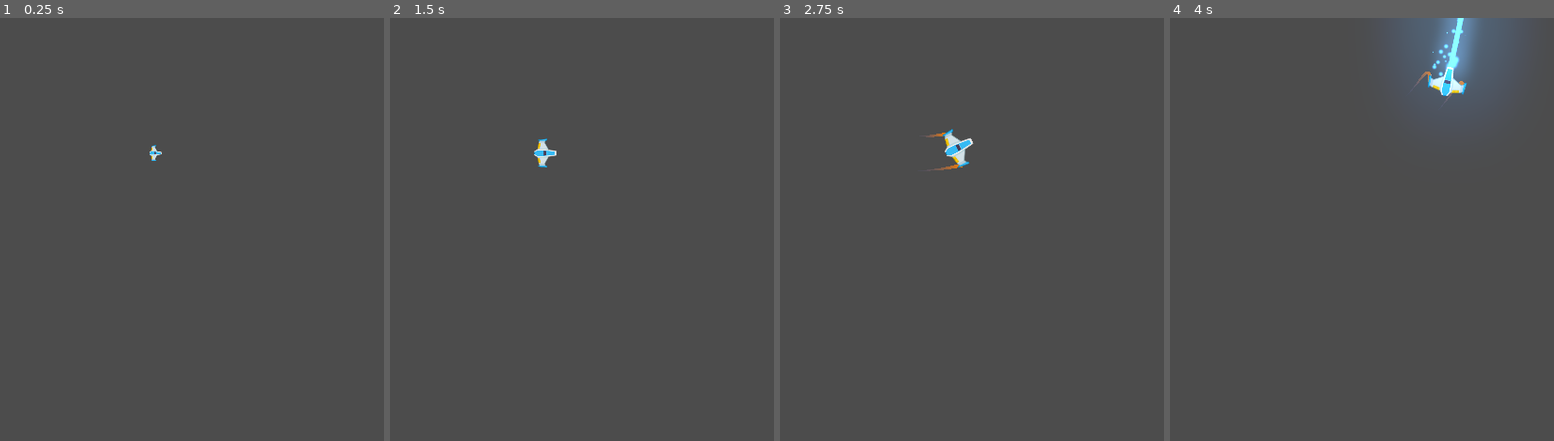
Above: before the commit, frames 1-4 (left to right).
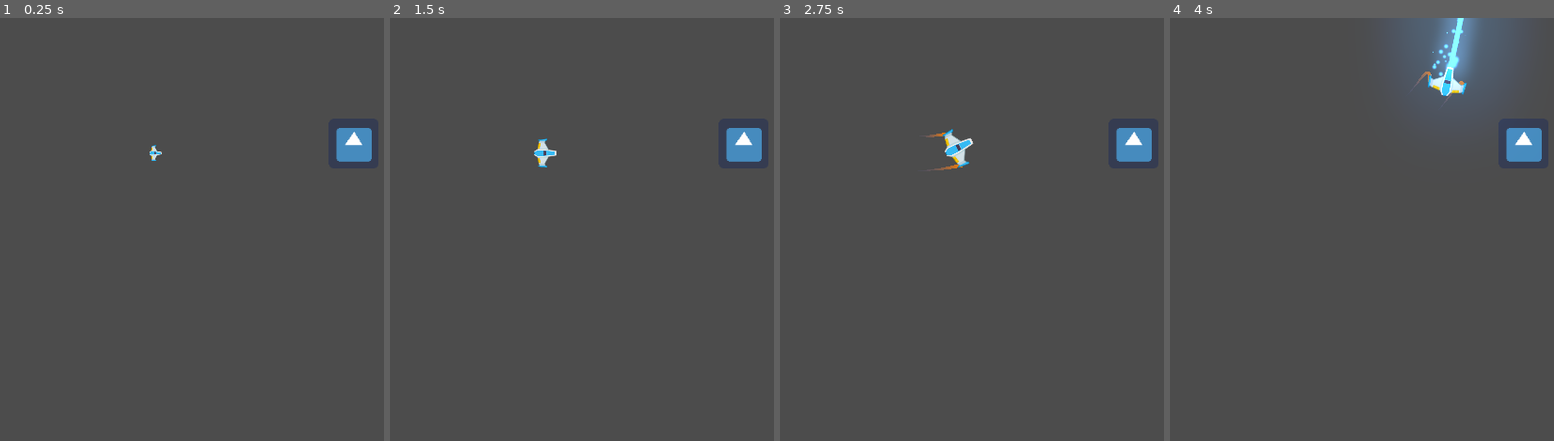
Above: after the commit, the same moments.

Repository: BrianRVP/Meteorito_Juego
Game: Godot game, scene res://Juego/Niveles/NivelTest.tscn
Two runs of this game, one before a commit and one after it. Both use one fixed random seed, a clock stepped at 60 frames per second and the inputs below. The engine's default icon, where the game draws it, is replaced by a stand-in: a white triangle on a blue panel in a dark square.
Inputs (mouse positions are in pixels of both pictures, inside the frame that each line leads up to):
- Up to frame 1 (0.25 s): no input
- Up to frame 2 (1.5 s): move the mouse to (outside the picture) at 0.52 s; hold W (mover_adelante) 0.53-1.28 s; hold Right mouse button (disparo secundario) 0.53-1.28 s; move the mouse to (616, 250) at 1.27 s; hold Down (mover_atras) from 1.28 s (still down); click (616, 250) at 1.35 s
- Up to frame 3 (2.75 s): move the mouse to (outside the picture) at 2.02 s; release Down (mover_atras) at 2.03 s; hold W (mover_adelante) from 2.03 s (still down); hold Left (rotar_antihorario) from 2.03 s (still down)
- Up to frame 4 (4 s): move the mouse to (1507, 314) at 2.77 s; release Left (rotar_antihorario) at 2.78 s; tap D (rotar_horario) at 2.85 s; move the mouse to (outside the picture) at 3.52 s; release W (mover_adelante) at 3.53 s; hold Down (mover_atras) from 3.53 s (still down); hold Right mouse button (disparo secundario) from 3.53 s (still down)

The runs differ from the first frame. In frame 1, 0.7% of the frame differs, in the area x 87-97%, y 26-34%; in frame 2, 0.7%; in frame 3, 0.7%; in frame 4, 0.7%.

Commit message:
Muerte
Agregados :

- animacion

-explosion SFX

Diff:
--- a/Juego/Autoloads/Eventos.gd
+++ b/Juego/Autoloads/Eventos.gd
@@ -1,3 +1,4 @@
 extends Node
 
 signal disparo(proyectil)
+signal  nave_destruida(posicion,explosiones)
--- a/Juego/Naves/Player/player.gd
+++ b/Juego/Naves/Player/player.gd
@@ -7,6 +7,7 @@
 export var potenciar_motor:int =20
 export var potenciar_rotacion:int =20
 export var estela_maxima:int=150
+
 
 
 ##Atributos
@@ -107,9 +108,8 @@
 		ESTADO.MUERTO:
 			colisionador.set_deferred("disabled",true)
 			canion.set_puede_disparar(true)
+			Eventos.emit_signal("nave_destruida",global_position,3)
 			queue_free()
-		_:
-			print("Error de estado")
 	estado_actual = nuevo_estado
 
 func esta_input_activo()->bool:
@@ -121,3 +121,6 @@
 func _on_AnimationPlayer_animation_finished(anim_name: String) -> void:
 	if anim_name == "spawn":
 		controlador_estado(ESTADO.VIVO)
+
+func destruir() -> void:
+	controlador_estado(ESTADO.MUERTO)
--- a/Juego/Niveles/Nivel.gd
+++ b/Juego/Niveles/Nivel.gd
@@ -1,7 +1,13 @@
 class_name Nivel
 extends Node2D
+
+##Atributos export
+export var explosion:PackedScene =null
+
 ##Atributo Onready
 onready var contenedor_proyectiles:Node
+
+
 ##metodo
 func _ready() -> void:
 	conectar_seniales()
@@ -11,7 +17,7 @@
 ##metodo custom
 func conectar_seniales()-> void:
 	Eventos.connect("disparo",self,"_on_disparo")
-
+	Eventos.connect("nave_destruida",self,"_on_nave_destruida")
 
 func crear_contenedores()-> void:
 	contenedor_proyectiles = Node.new()
@@ -20,3 +26,10 @@
 
 func _on_disparo(proyectil:Proyectil) -> void:
 	add_child(proyectil)
+
+func _on_nave_destruida(posicion:Vector2,num_explosiones:int) -> void:
+	for i in range(num_explosiones):
+		var new_explosion:Node2D=explosion.instance()
+		new_explosion.global_position=posicion
+		add_child(new_explosion)
+		yield (get_tree().create_timer(0.6),"timeout")
--- a/Juego/Niveles/NivelTest.tscn
+++ b/Juego/Niveles/NivelTest.tscn
@@ -1,11 +1,14 @@
-[gd_scene load_steps=4 format=2]
+[gd_scene load_steps=6 format=2]
 
 [ext_resource path="res://Juego/Naves/Player/player.tscn" type="PackedScene" id=1]
 [ext_resource path="res://default_env.tres" type="Environment" id=2]
 [ext_resource path="res://Juego/Niveles/Nivel.gd" type="Script" id=3]
+[ext_resource path="res://Juego/explosiones/Explosion.tscn" type="PackedScene" id=4]
+[ext_resource path="res://Juego/enemigos/enemigoDummy.tscn" type="PackedScene" id=5]
 
 [node name="NivelTest" type="Node2D"]
 script = ExtResource( 3 )
+explosion = ExtResource( 4 )
 
 [node name="player" parent="." instance=ExtResource( 1 )]
 position = Vector2( 396.258, 345.163 )
@@ -14,3 +17,6 @@
 
 [node name="WorldEnvironment" type="WorldEnvironment" parent="."]
 environment = ExtResource( 2 )
+
+[node name="enemigoDummy" parent="." instance=ExtResource( 5 )]
+position = Vector2( 901.981, 320.638 )
--- a/Juego/Proyectiles/canion.tscn
+++ b/Juego/Proyectiles/canion.tscn
@@ -1,6 +1,6 @@
 [gd_scene load_steps=4 format=2]
 
-[ext_resource path="res://canion.gd" type="Script" id=1]
+[ext_resource path="res://Juego/Proyectiles/canion.gd" type="Script" id=1]
 [ext_resource path="res://Juego/Proyectiles/proyectilplayer.tscn" type="PackedScene" id=2]
 [ext_resource path="res://Juego/Proyectiles/laserS.ogg" type="AudioStream" id=3]
 
--- /dev/null
+++ b/Juego/enemigos/Node2D.gd
@@ -0,0 +1,9 @@
+class_name Enemigo
+extends Node2D
+
+
+
+
+func _on_Area2D_body_entered(body: Node) -> void:
+	if body is Player:
+		body.destruir()
--- /dev/null
+++ b/Juego/enemigos/enemigoDummy.tscn
@@ -0,0 +1,23 @@
+[gd_scene load_steps=4 format=2]
+
+[ext_resource path="res://icon.png" type="Texture" id=1]
+[ext_resource path="res://Juego/enemigos/Node2D.gd" type="Script" id=2]
+
+[sub_resource type="RectangleShape2D" id=1]
+extents = Vector2( 61.6683, 59.3044 )
+
+[node name="enemigoDummy" type="Node2D"]
+script = ExtResource( 2 )
+
+[node name="Area2D" type="Area2D" parent="."]
+collision_layer = 2
+collision_mask = 13
+
+[node name="CollisionShape2D" type="CollisionShape2D" parent="Area2D"]
+shape = SubResource( 1 )
+
+[node name="Sprite" type="Sprite" parent="."]
+scale = Vector2( 2, 2 )
+texture = ExtResource( 1 )
+
+[connection signal="body_entered" from="Area2D" to="." method="_on_Area2D_body_entered"]
--- /dev/null
+++ b/Juego/explosiones/Explosion.tscn
@@ -0,0 +1,333 @@
+[gd_scene load_steps=24 format=2]
+
+[ext_resource path="res://Juego/explosiones/sparkle.png" type="Texture" id=1]
+[ext_resource path="res://Juego/explosiones/explosion_gradient.tres" type="Texture" id=2]
+[ext_resource path="res://Juego/explosiones/puff.png" type="Texture" id=3]
+[ext_resource path="res://TemporalAssets/sci-fi-sounds/Audio/explosionCrunch_003.ogg" type="AudioStream" id=4]
+[ext_resource path="res://Juego/explosiones/puff_smooth.png" type="Texture" id=5]
+[ext_resource path="res://Juego/explosiones/scraps_gradient.tres" type="Texture" id=6]
+
+[sub_resource type="Gradient" id=1]
+offsets = PoolRealArray( 0.0494297, 0.913043, 1 )
+colors = PoolColorArray( 0.226562, 0.217086, 0.217086, 1, 0.133333, 0.12549, 0.12549, 1, 0.133333, 0.12549, 0.12549, 0 )
+
+[sub_resource type="GradientTexture" id=2]
+gradient = SubResource( 1 )
+
+[sub_resource type="Curve" id=3]
+_data = [ Vector2( 0, 0.290223 ), 0.0, 3.6562, 0, 0, Vector2( 0.682482, 1 ), -0.0677277, -0.0677277, 0, 0, Vector2( 1, 0.554545 ), -0.29932, 0.0, 0, 0 ]
+
+[sub_resource type="CurveTexture" id=4]
+curve = SubResource( 3 )
+
+[sub_resource type="ParticlesMaterial" id=5]
+emission_shape = 1
+emission_sphere_radius = 40.0
+flag_disable_z = true
+spread = 180.0
+gravity = Vector3( 0, 0, 0 )
+initial_velocity = 80.0
+initial_velocity_random = 0.6
+angular_velocity = 40.0
+orbit_velocity = 0.0
+orbit_velocity_random = 0.0
+damping = 40.0
+damping_random = 0.5
+angle = 360.0
+angle_random = 1.0
+scale = 2.6
+scale_random = 0.5
+scale_curve = SubResource( 4 )
+color_ramp = SubResource( 2 )
+
+[sub_resource type="Curve" id=6]
+_data = [ Vector2( 0, 0.377273 ), 0.0, 2.60769, 0, 0, Vector2( 0.761062, 0.986364 ), 0.0, 0.0, 0, 0, Vector2( 1, 0.322727 ), -0.564845, 0.0, 0, 0 ]
+
+[sub_resource type="CurveTexture" id=7]
+curve = SubResource( 6 )
+
+[sub_resource type="ParticlesMaterial" id=8]
+trail_divisor = 50
+emission_shape = 1
+emission_sphere_radius = 15.0
+flag_disable_z = true
+spread = 180.0
+gravity = Vector3( 0, 0, 0 )
+initial_velocity = 1000.0
+initial_velocity_random = 0.4
+orbit_velocity = 0.3
+orbit_velocity_random = 1.0
+tangential_accel = 1000.0
+tangential_accel_random = 1.0
+damping = 1500.0
+scale = 0.2
+scale_random = 0.2
+scale_curve = SubResource( 7 )
+color_ramp = ExtResource( 6 )
+
+[sub_resource type="Curve" id=9]
+_data = [ Vector2( 0, 0.0409091 ), 0.0, 8.35303, 0, 0, Vector2( 0.251678, 1 ), 0.0, 0.0, 0, 0, Vector2( 0.993289, 0.0136364 ), 0.0, 0.0, 0, 0 ]
+
+[sub_resource type="CurveTexture" id=10]
+curve = SubResource( 9 )
+
+[sub_resource type="ParticlesMaterial" id=11]
+flag_disable_z = true
+spread = 180.0
+gravity = Vector3( 0, 0, 0 )
+initial_velocity = 350.0
+initial_velocity_random = 0.5
+angular_velocity = 80.0
+angular_velocity_random = 0.8
+orbit_velocity = 0.0
+orbit_velocity_random = 0.0
+damping = 100.0
+damping_random = 0.85
+angle = 220.0
+angle_random = 1.0
+scale = 2.0
+scale_random = 0.2
+scale_curve = SubResource( 10 )
+color_ramp = ExtResource( 2 )
+
+[sub_resource type="Gradient" id=12]
+offsets = PoolRealArray( 0, 0.130909, 0.345455, 0.607273, 1 )
+colors = PoolColorArray( 1, 1, 1, 1, 1, 0.648972, 0.164062, 1, 1, 0.475624, 0.136719, 1, 0.888672, 0.17704, 0.17704, 1, 0.203922, 0.203922, 0.203922, 1 )
+
+[sub_resource type="GradientTexture" id=13]
+gradient = SubResource( 12 )
+
+[sub_resource type="Curve" id=14]
+_data = [ Vector2( 0, 0 ), 0.0, 0.0, 0, 0, Vector2( 0.483222, 1 ), 0.0, 0.0, 0, 0, Vector2( 1, 0 ), 0.0, 0.0, 0, 0 ]
+
+[sub_resource type="CurveTexture" id=15]
+curve = SubResource( 14 )
+
+[sub_resource type="ParticlesMaterial" id=16]
+lifetime_randomness = 0.6
+emission_shape = 1
+emission_sphere_radius = 50.0
+flag_disable_z = true
+spread = 180.0
+gravity = Vector3( 0, 0, 0 )
+orbit_velocity = 0.0
+orbit_velocity_random = 0.0
+radial_accel = 200.0
+radial_accel_random = 0.3
+tangential_accel = 100.0
+scale = 0.1
+scale_random = 0.3
+scale_curve = SubResource( 15 )
+color_ramp = SubResource( 13 )
+
+[sub_resource type="Animation" id=17]
+length = 3.0
+step = 0.05
+tracks/0/type = "value"
+tracks/0/path = NodePath("FireBurstParticles2D:emitting")
+tracks/0/interp = 1
+tracks/0/loop_wrap = true
+tracks/0/imported = false
+tracks/0/enabled = true
+tracks/0/keys = {
+"times": PoolRealArray( 0, 0.5 ),
+"transitions": PoolRealArray( 1, 1 ),
+"update": 1,
+"values": [ true, false ]
+}
+tracks/1/type = "value"
+tracks/1/path = NodePath("SparkleParticles2D:emitting")
+tracks/1/interp = 1
+tracks/1/loop_wrap = true
+tracks/1/imported = false
+tracks/1/enabled = true
+tracks/1/keys = {
+"times": PoolRealArray( 0, 0.5 ),
+"transitions": PoolRealArray( 1, 1 ),
+"update": 1,
+"values": [ true, false ]
+}
+tracks/2/type = "value"
+tracks/2/path = NodePath("SmokeParticles2D:emitting")
+tracks/2/interp = 1
+tracks/2/loop_wrap = true
+tracks/2/imported = false
+tracks/2/enabled = true
+tracks/2/keys = {
+"times": PoolRealArray( 0, 0.5 ),
+"transitions": PoolRealArray( 1, 1 ),
+"update": 1,
+"values": [ true, false ]
+}
+tracks/3/type = "value"
+tracks/3/path = NodePath("FireTrails/FireTrailParticles2D5:emitting")
+tracks/3/interp = 1
+tracks/3/loop_wrap = true
+tracks/3/imported = false
+tracks/3/enabled = true
+tracks/3/keys = {
+"times": PoolRealArray( 0, 0.5 ),
+"transitions": PoolRealArray( 1, 1 ),
+"update": 1,
+"values": [ true, false ]
+}
+tracks/4/type = "value"
+tracks/4/path = NodePath("FireTrails/FireTrailParticles2D4:emitting")
+tracks/4/interp = 1
+tracks/4/loop_wrap = true
+tracks/4/imported = false
+tracks/4/enabled = true
+tracks/4/keys = {
+"times": PoolRealArray( 0.05, 0.55 ),
+"transitions": PoolRealArray( 1, 1 ),
+"update": 1,
+"values": [ true, false ]
+}
+tracks/5/type = "value"
+tracks/5/path = NodePath("FireTrails/FireTrailParticles2D3:emitting")
+tracks/5/interp = 1
+tracks/5/loop_wrap = true
+tracks/5/imported = false
+tracks/5/enabled = true
+tracks/5/keys = {
+"times": PoolRealArray( 0.1, 0.6 ),
+"transitions": PoolRealArray( 1, 1 ),
+"update": 1,
+"values": [ true, false ]
+}
+tracks/6/type = "value"
+tracks/6/path = NodePath("FireTrails/FireTrailParticles2D2:emitting")
+tracks/6/interp = 1
+tracks/6/loop_wrap = true
+tracks/6/imported = false
+tracks/6/enabled = true
+tracks/6/keys = {
+"times": PoolRealArray( 0.15, 0.65 ),
+"transitions": PoolRealArray( 1, 1 ),
+"update": 1,
+"values": [ true, false ]
+}
+tracks/7/type = "value"
+tracks/7/path = NodePath("FireTrails/FireTrailParticles2D:emitting")
+tracks/7/interp = 1
+tracks/7/loop_wrap = true
+tracks/7/imported = false
+tracks/7/enabled = true
+tracks/7/keys = {
+"times": PoolRealArray( 0, 0.5 ),
+"transitions": PoolRealArray( 1, 1 ),
+"update": 1,
+"values": [ true, false ]
+}
+tracks/8/type = "value"
+tracks/8/path = NodePath("ExplosionSFX:playing")
+tracks/8/interp = 1
+tracks/8/loop_wrap = true
+tracks/8/imported = false
+tracks/8/enabled = true
+tracks/8/keys = {
+"times": PoolRealArray( 0, 1.55 ),
+"transitions": PoolRealArray( 1, 1 ),
+"update": 1,
+"values": [ true, false ]
+}
+
+[node name="Explosion" type="Node2D"]
+z_index = 1
+z_as_relative = false
+
+[node name="SmokeParticles2D" type="Particles2D" parent="."]
+emitting = false
+amount = 16
+lifetime = 3.0
+preprocess = 0.6
+explosiveness = 0.6
+local_coords = false
+process_material = SubResource( 5 )
+texture = ExtResource( 3 )
+
+[node name="FireTrails" type="Node2D" parent="."]
+
+[node name="FireTrailParticles2D" type="Particles2D" parent="FireTrails"]
+modulate = Color( 1.2, 1.2, 1.2, 1 )
+emitting = false
+amount = 50
+lifetime = 0.5
+randomness = 0.5
+local_coords = false
+process_material = SubResource( 8 )
+texture = ExtResource( 5 )
+
+[node name="FireTrailParticles2D2" type="Particles2D" parent="FireTrails"]
+modulate = Color( 1.2, 1.2, 1.2, 1 )
+emitting = false
+amount = 50
+lifetime = 0.5
+randomness = 0.5
+local_coords = false
+draw_order = 1
+process_material = SubResource( 8 )
+texture = ExtResource( 5 )
+
+[node name="FireTrailParticles2D3" type="Particles2D" parent="FireTrails"]
+modulate = Color( 1.2, 1.2, 1.2, 1 )
+emitting = false
+amount = 50
+lifetime = 0.5
+randomness = 0.5
+local_coords = false
+draw_order = 1
+process_material = SubResource( 8 )
+texture = ExtResource( 5 )
+
+[node name="FireTrailParticles2D4" type="Particles2D" parent="FireTrails"]
+modulate = Color( 1.2, 1.2, 1.2, 1 )
+emitting = false
+amount = 50
+lifetime = 0.5
+randomness = 0.5
+local_coords = false
+draw_order = 1
+process_material = SubResource( 8 )
+texture = ExtResource( 5 )
+
+[node name="FireTrailParticles2D5" type="Particles2D" parent="FireTrails"]
+modulate = Color( 1.2, 1.2, 1.2, 1 )
+emitting = false
+amount = 50
+lifetime = 0.5
+randomness = 0.5
+local_coords = false
+draw_order = 1
+process_material = SubResource( 8 )
+texture = ExtResource( 5 )
+
+[node name="FireBurstParticles2D" type="Particles2D" parent="."]
+modulate = Color( 1.2, 1.2, 1.2, 1 )
+emitting = false
+amount = 64
+lifetime = 0.5
+explosiveness = 0.3
+randomness = 1.0
+local_coords = false
+draw_order = 1
+process_material = SubResource( 11 )
+texture = ExtResource( 3 )
+
+[node name="SparkleParticles2D" type="Particles2D" parent="."]
+modulate = Color( 1.2, 1.2, 1.2, 1 )
+emitting = false
+amount = 32
+explosiveness = 0.2
+randomness = 1.0
+process_material = SubResource( 16 )
+texture = ExtResource( 1 )
+
+[node name="ExplosionSFX" type="AudioStreamPlayer2D" parent="."]
+stream = ExtResource( 4 )
+volume_db = -10.0
+bus = "SFX"
+
+[node name="AnimationPlayer" type="AnimationPlayer" parent="."]
+autoplay = "Explode"
+anims/Explode = SubResource( 17 )
--- /dev/null
+++ b/Juego/explosiones/explosion_gradient.tres
@@ -0,0 +1,8 @@
+[gd_resource type="GradientTexture" load_steps=2 format=2]
+
+[sub_resource type="Gradient" id=1]
+offsets = PoolRealArray( 0, 0.256158, 0.596059, 0.842365, 1 )
+colors = PoolColorArray( 0.831373, 0.219608, 0.219608, 0, 0.831373, 0.219608, 0.219608, 1, 0.980392, 0.419608, 0.211765, 1, 1, 0.788235, 0.309804, 1, 1, 1, 1, 1 )
+
+[resource]
+gradient = SubResource( 1 )
--- /dev/null
+++ b/Juego/explosiones/explosion_gradient_2.tres
@@ -0,0 +1,8 @@
+[gd_resource type="GradientTexture" load_steps=2 format=2]
+
+[sub_resource type="Gradient" id=1]
+offsets = PoolRealArray( 0, 0.0945455, 0.181818, 0.389091, 0.570909, 0.865455 )
+colors = PoolColorArray( 0.976471, 0.878431, 0.705882, 0, 0.97568, 0.84943, 0.605487, 1, 0.972656, 0.754792, 0.26258, 1, 1, 0.45265, 0.155894, 1, 0.831373, 0.219608, 0.219608, 1, 0.258824, 0.25098, 0.25098, 1 )
+
+[resource]
+gradient = SubResource( 1 )
--- /dev/null
+++ b/Juego/explosiones/scraps_gradient.tres
@@ -0,0 +1,8 @@
+[gd_resource type="GradientTexture" load_steps=2 format=2]
+
+[sub_resource type="Gradient" id=1]
+offsets = PoolRealArray( 0, 0.155894, 0.505017, 0.8327, 1 )
+colors = PoolColorArray( 0.258824, 0.25098, 0.25098, 1, 0.722656, 0.118153, 0.118153, 1, 0.855469, 0.323879, 0.126857, 1, 1, 0.788235, 0.309804, 0.717647, 1, 1, 1, 0 )
+
+[resource]
+gradient = SubResource( 1 )
--- a/project.godot
+++ b/project.godot
@@ -9,6 +9,11 @@
 config_version=4
 
 _global_script_classes=[ {
+"base": "Reference",
+"class": "Enemigo",
+"language": "GDScript",
+"path": "res://Juego/enemigos/Node2D.gd"
+}, {
 "base": "AudioStreamPlayer2D",
 "class": "Motor",
 "language": "GDScript",
@@ -37,7 +42,7 @@
 "base": "Node2D",
 "class": "canion",
 "language": "GDScript",
-"path": "res://canion.gd"
+"path": "res://Juego/Proyectiles/canion.gd"
 }, {
 "base": "Line2D",
 "class": "estela",
@@ -45,6 +50,7 @@
 "path": "res://Juego/Naves/Player/Trail/Trail2D.gd"
 } ]
 _global_script_class_icons={
+"Enemigo": "",
 "Motor": "",
 "Nivel": "",
 "Player": "",
@@ -119,6 +125,7 @@
 2d_physics/layer_3="meteoritos"
 2d_physics/layer_4="proyectil_player"
 2d_physics/layer_5="proyectil_enemigo"
+2d_physics/layer_6="laser_player"
 
 [physics]
 
Renamed: canion.gd -> Juego/Proyectiles/canion.gd
Binary file added: Juego/explosiones/puff.png
Not shown, added: Juego/explosiones/puff.png.import
Binary file added: Juego/explosiones/puff_smooth.png
Not shown, added: Juego/explosiones/puff_smooth.png.import
Binary file added: Juego/explosiones/sparkle.png
Not shown, added: Juego/explosiones/sparkle.png.import
